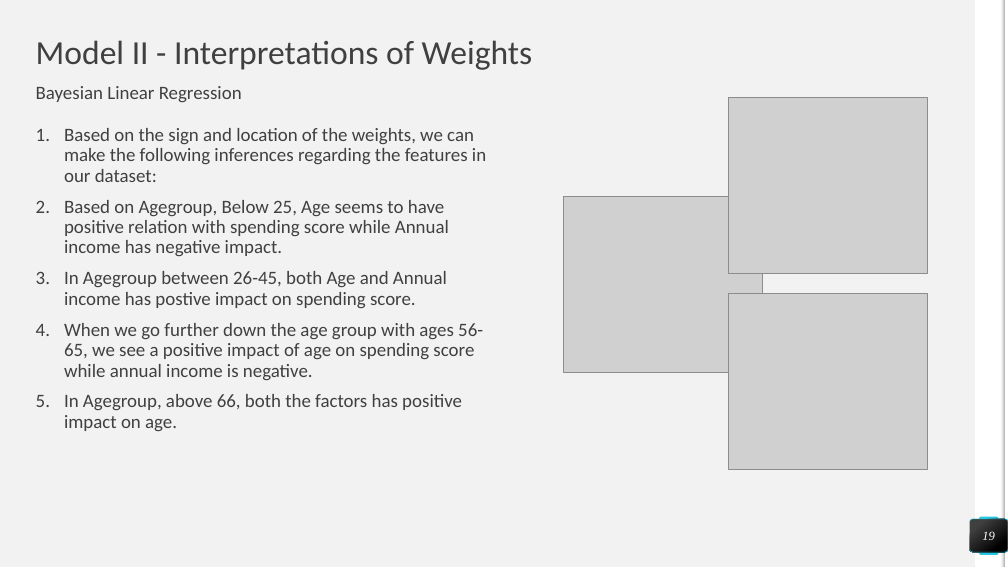
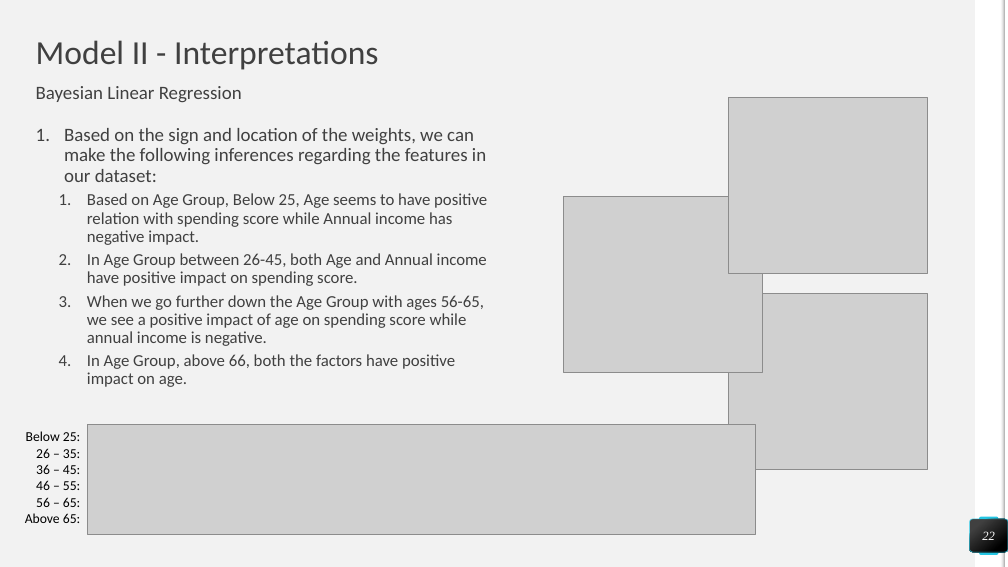
Before and after one commit to nealpatel02/DataScience_Project_3251, a slide deck: slide 22 of Customer Segmentation - Statistics Term Project Presentation - Team 5 - V2.pptx (slide 19 before the commit). Drawn at 1008x567 pixels with LibreOffice and Linux fonts; fonts in the diff are those of the drawing; grey boxes stand for pictures. Boxes give left, top, right and bottom in pixels: in the first picture for what was removed or moved away, otherwise in the second. Text is boxed around its words. In the diff, an @@ line names an element or a change of style, - is before the commit and + after.

Commit message:
Final Version

```diff
--- a/Customer Segmentation - Statistics Term Project Presentation - Team 5 - V2.pptx
+++ b/Customer Segmentation - Statistics Term Project Presentation - Team 5 - V2.pptx
@@ title at (36, 40, 378, 70): text changed @@
-Model II - Interpretations of Weights
+Model II - Interpretations
@@ text at (87, 193, 487, 387): text changed; size 18 to 16 pt @@
-2. Based on Agegroup, Below 25, Age seems to have positive relation with spending score while Annual income has negative impact.
-3. In Agegroup between 26-45, both Age and Annual income has postive impact on spending score.
-4. When we go further down the age group with ages 56-65, we see a positive impact of age on spending score while annual income is negative.
-5. In Agegroup, above 66, both the factors has positive impact on age.
+  1. Based on Age Group, Below 25, Age seems to have positive relation with spending score while Annual income has negative impact.
+  2. In Age Group between 26-45, both Age and Annual income have positive impact on spending score.
+  3. When we go further down the Age Group with ages 56-65, we see a positive impact of age on spending score while annual income is negative.
+  4. In Age Group, above 66, both the factors have positive impact on age.
@@ text added at (25, 431, 80, 523), 13 pt, text #000000 @@
+Below 25:
+26 – 35:
+36 – 45:
+46 – 55:
+56 – 65:
+Above 65:
@@ picture added at (88, 424, 755, 535) @@
@@ page number at (982, 531, 995, 540): text changed @@
-19
+22
```
Also in this commit, not shown: 19 other slides changed, 3 slides added, 1 slide removed.
